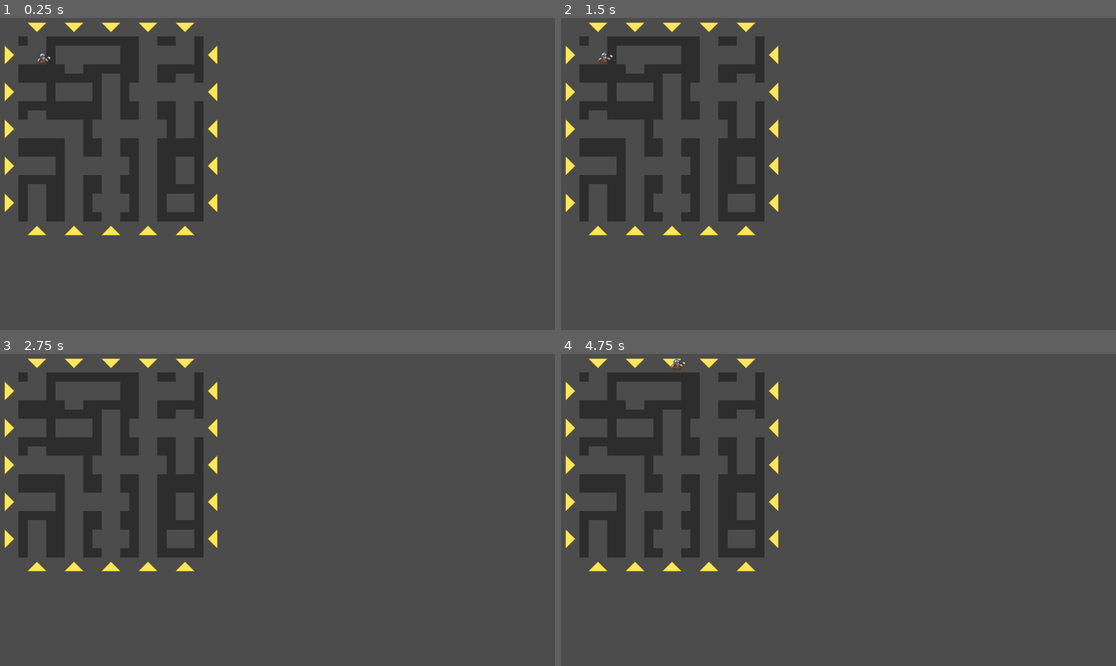
Above: before the commit, frames 1-4 (two rows, left to right).
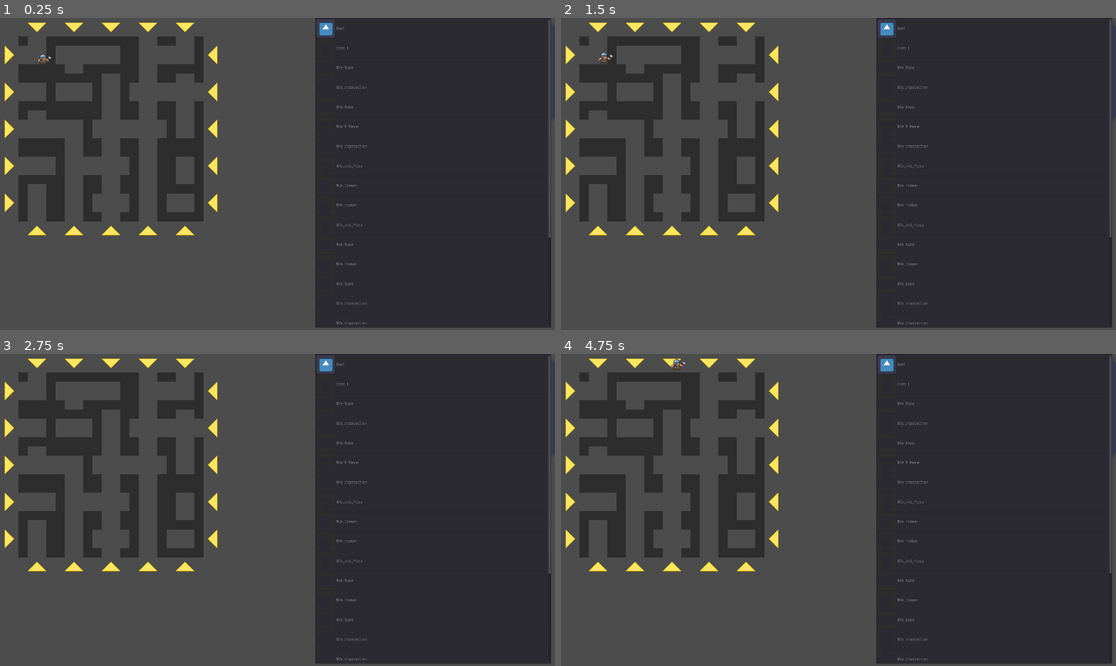
Above: after the commit, the same moments.

Repository: DorianSnowball/amazeing-mine
Game: Godot game, scene res://MainUI.tscn
The game is run twice, just before and just after one commit, with the same random seed, the same clock (stepped at 60 frames per second) and the same inputs. The engine's default icon, where the game draws it, is replaced by a stand-in: a white triangle on a blue panel in a dark square.
Inputs (mouse positions are in pixels of both pictures, inside the frame that each line leads up to):
- Up to frame 1 (0.25 s): no input
- Up to frame 2 (1.5 s): click (572, 55) at 0.52 s; tap Enter at 1.25 s; hold D (move_right) from 1.28 s (still down)
- Up to frame 3 (2.75 s): keep holding D (move_right); tap Space (jump) at 1.52, 2, 2.27 s
- Up to frame 4 (4.75 s): tap Enter at 2.75 s; release D (move_right) at 2.78 s; hold A (move_left) 2.78-3.53 s; hold D (move_right) from 3.53 s (still down); tap Space (jump) at 3.77, 4.25, 4.52 s

The runs differ from the first frame. In frame 1, 41% of the frame differs, in the area x 6-100%, y 0-100%; in frame 2, 41%; in frame 3, 41%; in frame 4, 41%.

Commit message:
Basic inv stuff with itemlist and random tiles

Diff:
--- a/game/Dwarf.tscn
+++ b/game/Dwarf.tscn
@@ -121,11 +121,11 @@
 [node name="AnimatedSprite" type="AnimatedSprite" parent="."]
 position = Vector2( 0.707108, -9.36916 )
 scale = Vector2( 2, 2 )
-frames = SubResource( 7 )
+frames = SubResource( 18 )
 animation = "idle"
-frame = 3
+frame = 1
 playing = true
 
 [node name="CollisionShape2D" type="CollisionShape2D" parent="."]
 position = Vector2( 0, 0.354 )
-shape = SubResource( 20 )
+shape = SubResource( 19 )
--- /dev/null
+++ b/game/Interface.tscn
@@ -0,0 +1,10 @@
+[gd_scene format=2]
+
+[node name="Interface" type="Control"]
+anchor_right = 1.0
+anchor_bottom = 1.0
+margin_top = 2.66968
+margin_bottom = 2.66968
+__meta__ = {
+"_edit_use_anchors_": false
+}
--- /dev/null
+++ b/game/InvList.tscn
@@ -0,0 +1,17 @@
+[gd_scene load_steps=4 format=2]
+
+[ext_resource path="res://Sprites/Tile_End_Piece.png" type="Texture" id=1]
+[ext_resource path="res://icon.png" type="Texture" id=2]
+[ext_resource path="res://inventory.gd" type="Script" id=3]
+
+[node name="ItemList" type="ItemList"]
+anchor_left = 1.0
+anchor_right = 1.0
+margin_left = -828.594
+margin_right = -12.5945
+margin_bottom = 1072.0
+items = [ "Brrrt", ExtResource( 2 ), false, "Item 1", ExtResource( 1 ), false ]
+script = ExtResource( 3 )
+__meta__ = {
+"_edit_use_anchors_": false
+}
--- a/game/MainUI.tscn
+++ b/game/MainUI.tscn
@@ -1,7 +1,18 @@
-[gd_scene load_steps=2 format=2]
+[gd_scene load_steps=4 format=2]
 
 [ext_resource path="res://Gamefield.tscn" type="PackedScene" id=1]
+[ext_resource path="res://stuff.tscn" type="PackedScene" id=2]
+[ext_resource path="res://InvList.tscn" type="PackedScene" id=3]
 
-[node name="MainUI" type="Node2D"]
+[node name="Control" type="Control"]
+anchor_right = 1.0
+anchor_bottom = 1.0
+__meta__ = {
+"_edit_use_anchors_": false
+}
+
+[node name="stuff" parent="." instance=ExtResource( 2 )]
 
 [node name="Gamefield" parent="." instance=ExtResource( 1 )]
+
+[node name="ItemList" parent="." instance=ExtResource( 3 )]
--- a/game/Tile_Corner.tscn
+++ b/game/Tile_Corner.tscn
@@ -8,7 +8,7 @@
 [sub_resource type="RectangleShape2D" id=2]
 extents = Vector2( 32, 8 )
 
-[node name="KinematicBody2D" type="KinematicBody2D"]
+[node name="Tile_Corner" type="KinematicBody2D"]
 
 [node name="Sprite" type="Sprite" parent="."]
 texture = ExtResource( 1 )
--- a/game/Tile_End_Piece.tscn
+++ b/game/Tile_End_Piece.tscn
@@ -8,7 +8,7 @@
 [sub_resource type="RectangleShape2D" id=2]
 extents = Vector2( 24, 8 )
 
-[node name="KinematicBody2D" type="KinematicBody2D"]
+[node name="Tile_End_Piece" type="KinematicBody2D"]
 
 [node name="Sprite" type="Sprite" parent="."]
 texture = ExtResource( 1 )
--- a/game/Tile_Intersection.tscn
+++ b/game/Tile_Intersection.tscn
@@ -5,7 +5,7 @@
 [sub_resource type="RectangleShape2D" id=1]
 extents = Vector2( 8, 8 )
 
-[node name="KinematicBody2D" type="KinematicBody2D"]
+[node name="Tile_Intersection" type="KinematicBody2D"]
 
 [node name="Sprite" type="Sprite" parent="."]
 texture = ExtResource( 1 )
--- a/game/Tile_T_Piece.tscn
+++ b/game/Tile_T_Piece.tscn
@@ -8,7 +8,7 @@
 [sub_resource type="RectangleShape2D" id=2]
 extents = Vector2( 8, 8 )
 
-[node name="KinematicBody2D" type="KinematicBody2D"]
+[node name="Tile_T_Piece" type="KinematicBody2D"]
 
 [node name="Tile_T_Piece" type="Sprite" parent="."]
 texture = ExtResource( 1 )
--- a/game/Tile_Tube.tscn
+++ b/game/Tile_Tube.tscn
@@ -5,7 +5,7 @@
 [sub_resource type="RectangleShape2D" id=1]
 extents = Vector2( 32, 8 )
 
-[node name="KinematicBody2D" type="KinematicBody2D"]
+[node name="Tile_Tube" type="KinematicBody2D"]
 
 [node name="Sprite" type="Sprite" parent="."]
 texture = ExtResource( 1 )
--- /dev/null
+++ b/game/inventory.gd
@@ -0,0 +1,32 @@
+extends ItemList
+
+
+
+# Declare member variables here. Examples:
+# var a = 2
+# var b = "text"
+
+var inv = []
+
+var gd = load("res://icon.png")
+
+func add_tile_inv(tile):
+    inv.append(tile)
+    var tex = tile.get_child(0).texture
+    add_item(tile.name,tex,true)
+
+func gen_inv():
+
+    for i in range(20):
+        add_tile_inv(get_node("../Gamefield").getRandomTile())
+
+# Called when the node enters the scene tree for the first time.
+func _ready():
+    gen_inv()
+
+
+
+
+# Called every frame. 'delta' is the elapsed time since the previous frame.
+#func _process(delta):
+#	pass
--- /dev/null
+++ b/game/stuff.tscn
@@ -0,0 +1,29 @@
+[gd_scene load_steps=5 format=2]
+
+[ext_resource path="res://icon.png" type="Texture" id=1]
+
+[sub_resource type="Theme" id=1]
+
+[sub_resource type="StyleBoxLine" id=2]
+
+[sub_resource type="BitmapFont" id=3]
+
+[node name="stuff" type="NinePatchRect"]
+anchor_left = 1.0
+anchor_right = 1.0
+margin_left = -388.0
+margin_bottom = 373.0
+texture = ExtResource( 1 )
+__meta__ = {
+"_edit_use_anchors_": false
+}
+
+[node name="Label" type="Label" parent="."]
+margin_left = 36.0
+margin_top = 48.0
+margin_right = 134.0
+margin_bottom = 79.0
+theme = SubResource( 1 )
+custom_styles/normal = SubResource( 2 )
+custom_fonts/font = SubResource( 3 )
+text = "Inventory"
Not shown: 2 places in game/Dwarf.tscn that only renumber resources
